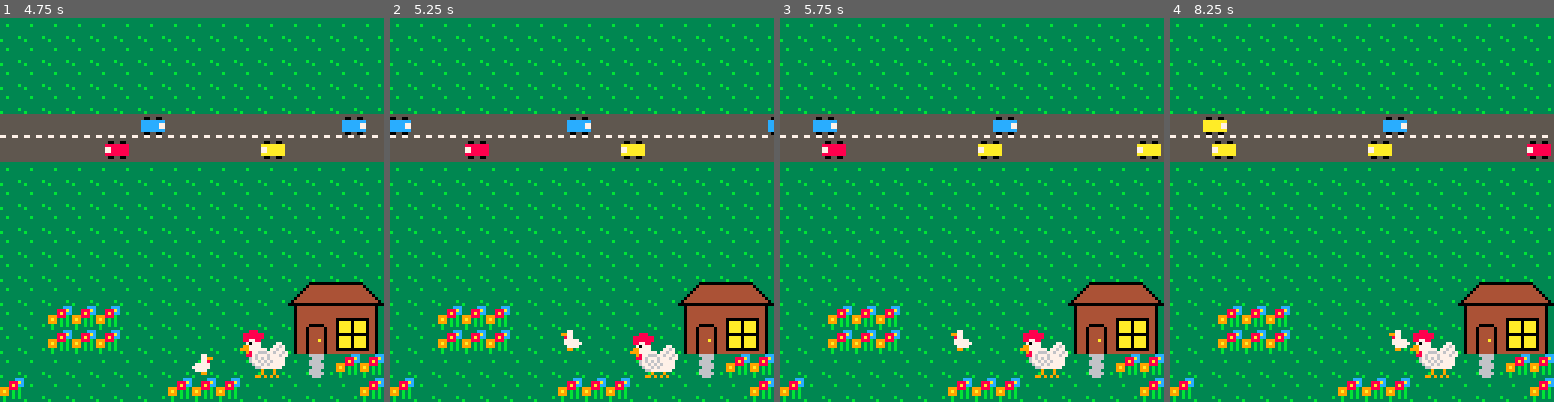
Above: before the commit, frames 1-4 (left to right).
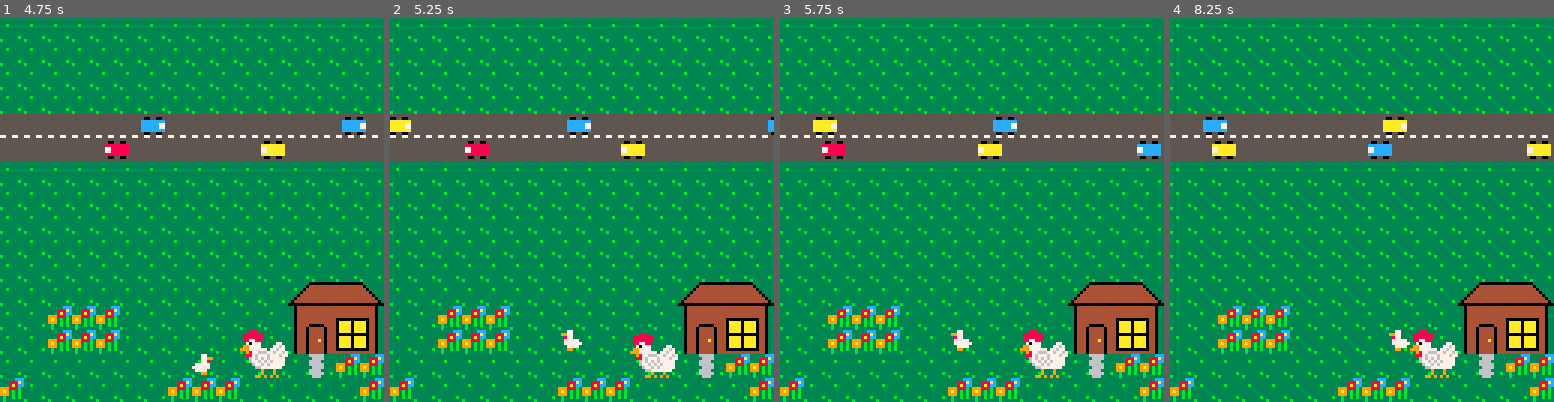
Above: after the commit, the same moments.

Repository: manon-gfx/chicken-road
Game: PICO-8 cartridge chicken-road.p8
Same seed, same stepped clock (60 frames per second), same inputs: the game is played once before the commit and once after it.
Inputs:
- Up to frame 1 (4.75 s): tap X (X key) at 0.33, 1.07, 1.85, 2.97, 4.08 s; tap O (Z key) at 0.7, 1.7, 2.1, 2.5, 2.9, 3.3, 3.7, 4.1, 4.5 s; hold Right 1.6-2.1 s; hold Up 2.15-2.42 s; hold Right 2.47-3.03 s; hold Left 3.08-3.58 s; hold Down 3.63-3.97 s; hold Right 4.02-4.68 s; hold Up from 4.73 s (still down)
- Up to frame 2 (5.25 s): tap O (Z key) at 4.9 s; release Up at 5.03 s; hold Left from 5.08 s (still down); tap X (X key) at 5.2 s
- Up to frame 3 (5.75 s): tap O (Z key) at 5.3, 5.7 s; release Left at 5.68 s; hold Down from 5.73 s (still down)
- Up to frame 4 (8.25 s): release Down at 6.03 s; hold Right 6.08-6.58 s; tap O (Z key) every 0.4 s from 6.1 to 8.1 s; tap X (X key) at 6.32, 7.43 s; hold Right 6.63-7.13 s; hold Up 7.18-7.45 s; hold Right 7.5-8.07 s; hold Left from 8.12 s (still down)

Frame 1 is identical in both runs. In frame 2, 0.1% of the frame differs, in the area x 0-6%, y 26-30%; in frame 3, 0.3%; in frame 4, 0.7%, in the area x 8-100%, y 26-36%.

Commit message:
Tuned level 2 car and log spawners

Diff:
--- a/chicken-road.p8
+++ b/chicken-road.p8
@@ -35,34 +35,34 @@
 
 function init_lvl2()
  local base=cumheights[1]
- car_spawner(base+5,0.8,2.5)
- car_spawner(base+6,0.8,2.5)
- car_spawner(base+7,0.8,2.5)
-
- log_spawner(base+19,0.8,2.5)
- log_spawner(base+20,0.8,2.5)
-
- car_spawner(base+26,0.8,2.5)
- car_spawner(base+27,0.8,2.5)
-
- car_spawner(base+34,0.8,2.5)
- car_spawner(base+35,0.8,2.5)
- car_spawner(base+36,0.8,2.5)
- car_spawner(base+37,0.8,2.5)
-
- car_spawner(base+40,0.8,2.5)
- car_spawner(base+41,0.8,2.5)
- car_spawner(base+42,0.8,2.5)
- car_spawner(base+43,0.8,2.5)
- car_spawner(base+44,0.8,2.5)
- car_spawner(base+45,0.8,2.5)
-
- car_spawner(base+48,0.8,2.5)
- car_spawner(base+49,0.8,2.5)
- log_spawner(base+50,0.8,2.5)
+ car_spawner(base+5,0.8,2)
+ car_spawner(base+6,1.2,2.5)
+ car_spawner(base+7,1.5,3)
+
+ log_spawner(base+19,-0.8,2.5)
+ log_spawner(base+20,1,2)
+
+ car_spawner(base+26,-1.2,2)
+ car_spawner(base+27,-1.5,2.5)
+
+ car_spawner(base+34,0.8,1.6)
+ car_spawner(base+35,1.0,1.8)
+ car_spawner(base+36,-1.0,1.8)
+ car_spawner(base+37,-1.2,2.0)
+
+ car_spawner(base+40,1.0,1.4)
+ car_spawner(base+41,1.5,1.6)
+ car_spawner(base+42,-1.5,2.0)
+ car_spawner(base+43,-1.8,2.2)
+ car_spawner(base+44,1.6,2.4)
+ car_spawner(base+45,2.0,2.5)
+
+ car_spawner(base+48,1.0,1.5)
+ car_spawner(base+49,-1.0,1.4)
+ log_spawner(base+50,-0.8,2.6)
  log_spawner(base+51,0.8,2.5)
- car_spawner(base+52,0.8,2.5)
- car_spawner(base+53,0.8,2.5)
+ car_spawner(base+52,4.0,4.0)
+ car_spawner(base+53,-4.0,3.0)
 end
 
 function _init()
